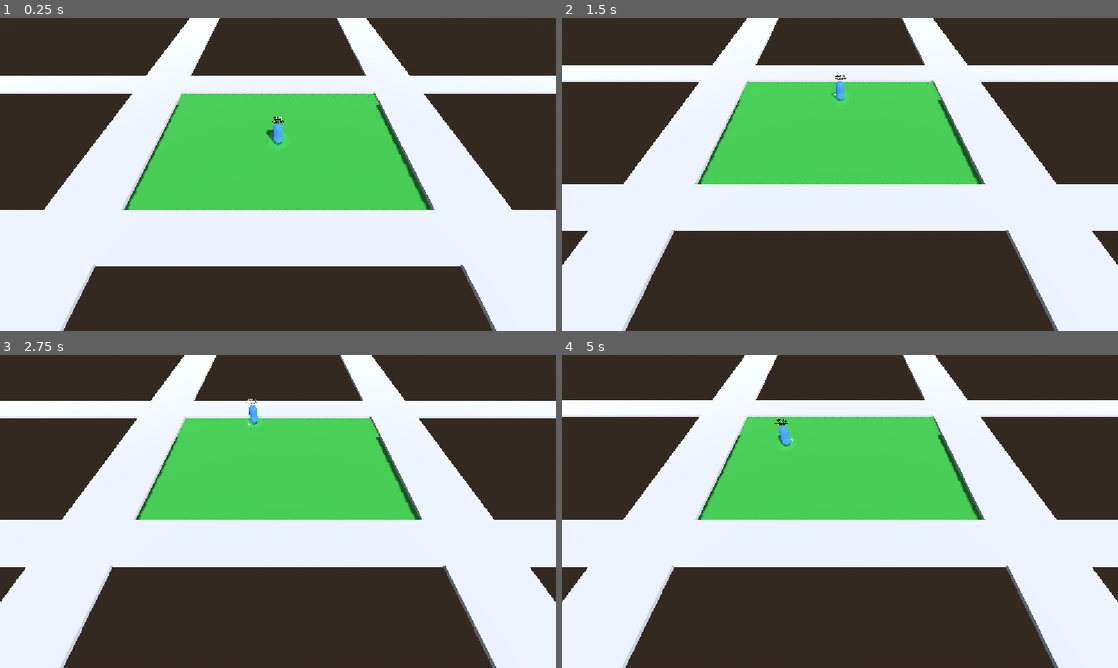
Above: before the commit, frames 1-4 (two rows, left to right).
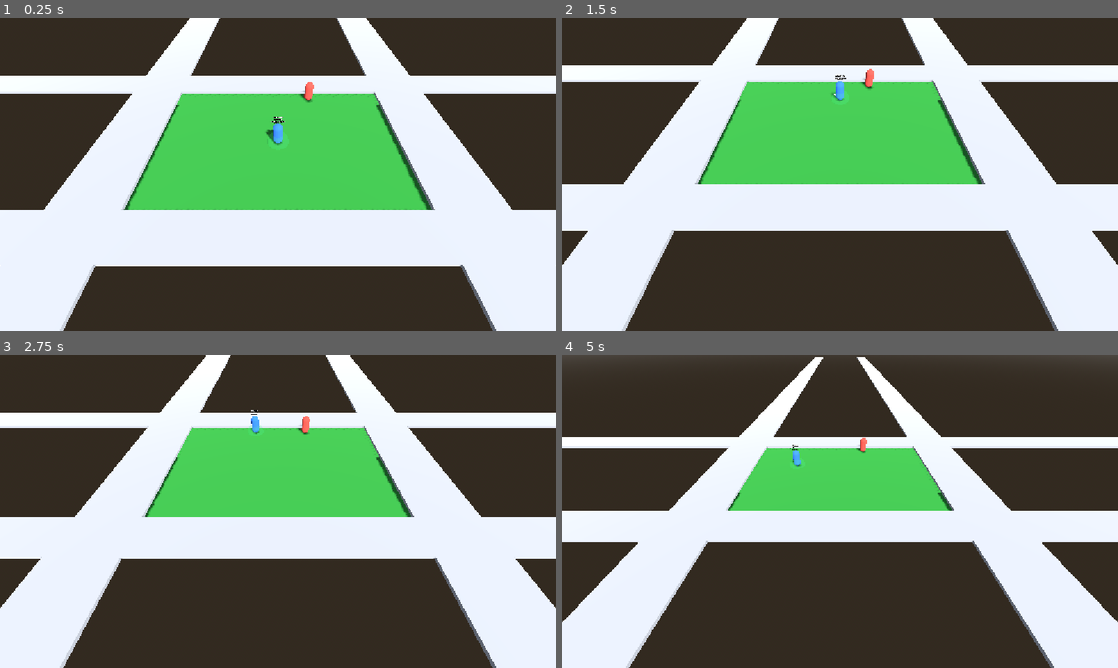
Above: after the commit, the same moments.

Repository: joedesmos-co/dream-soccer
Game: Godot game, scene res://main.tscn
Same seed, same stepped clock (60 frames per second), same inputs: the game is played once before the commit and once after it.
Inputs:
- Up to frame 1 (0.25 s): no input
- Up to frame 2 (1.5 s): hold W (move_forward) from 0.53 s (still down); tap E (short_pass) at 0.6 s; tap Shift (sprint) at 0.8, 1.35 s
- Up to frame 3 (2.75 s): tap E (short_pass) at 1.55 s; release W (move_forward) at 2.03 s; hold A (move_left) from 2.03 s (still down); tap Ctrl (jockey) at 2.1 s; tap Shift (sprint) at 2.3 s
- Up to frame 4 (5 s): tap R (lob_pass) at 2.85 s; tap E (short_pass) at 3.05, 4.35 s; release A (move_left) at 3.53 s; hold S (move_back) 3.53-4.28 s; tap Space (shoot) at 3.6 s; tap Shift (sprint) at 3.8 s; hold D (move_right) from 4.28 s (still down)

The runs differ from the first frame. In frame 1, 0.1% of the frame differs, in the area x 53-57%, y 20-28%; in frame 2, 0.1%; in frame 3, 14%; in frame 4, 31%, in the area x 0-100%, y 0-100%.

Commit message:
Add short passing and receiving

Diff:
--- a/game/main.tscn
+++ b/game/main.tscn
@@ -9,6 +9,9 @@
 
 [sub_resource type="Sky" id="Sky_env"]
 sky_material = SubResource("ProceduralSkyMaterial_sky")
+
+[sub_resource type="StandardMaterial3D" id="StandardMaterial3D_teammate"]
+albedo_color = Color(0.9, 0.3, 0.25, 1)
 
 [sub_resource type="Environment" id="Environment_main"]
 background_mode = 2
@@ -23,6 +26,14 @@
 
 [node name="Player" parent="." instance=ExtResource("2_player")]
 transform = Transform3D(1, 0, 0, 0, 1, 0, 0, 0, 1, 0, 0.1, 0)
+
+[node name="Teammate" parent="." instance=ExtResource("2_player")]
+transform = Transform3D(1, 0, 0, 0, 1, 0, 0, 0, 1, 3, 0.1, -6)
+is_user_controlled = false
+possession_debug_enabled = false
+
+[node name="MeshInstance3D" parent="Teammate" index="1"]
+surface_material_override/0 = SubResource("StandardMaterial3D_teammate")
 
 [node name="Ball" parent="." instance=ExtResource("3_ball")]
 transform = Transform3D(1, 0, 0, 0, 1, 0, 0, 0, 1, 0, 0.21, -2)
@@ -41,3 +52,5 @@
 
 [node name="WorldEnvironment" type="WorldEnvironment" parent="."]
 environment = SubResource("Environment_main")
+
+[editable path="Teammate"]
--- a/game/scripts/ball.gd
+++ b/game/scripts/ball.gd
@@ -59,6 +59,9 @@
 @export var emergency_recovery_radius: float = 3.6
 @export var stationary_ball_offset: float = 0.38
 
+@export_group("Passing")
+@export var passer_reacquire_block_time: float = 0.4
+
 @export_group("Simple Possession Control")
 @export var use_simple_possession_control: bool = true
 @export var simple_position_gain: float = 7.0
@@ -75,6 +78,8 @@
 var _touch_cooldown: float = 0.0
 var _expected_flat_velocity: Vector3 = Vector3.ZERO
 var _dribble_enabled: bool = false
+var _reacquire_blocked_player: PlayerCharacter = null
+var _reacquire_block_timer: float = 0.0
 var _turn_state: TurnState = TurnState.NORMAL_DRIBBLE
 var _turn_state_timer: float = 0.0
 var _stable_dribble_direction: Vector3 = Vector3(0.0, 0.0, -1.0)
@@ -112,6 +117,11 @@
 func _physics_process(delta: float) -> void:
 	_touch_cooldown = maxf(_touch_cooldown - delta, 0.0)
 
+	if _reacquire_block_timer > 0.0:
+		_reacquire_block_timer = maxf(_reacquire_block_timer - delta, 0.0)
+		if _reacquire_block_timer <= 0.0:
+			_reacquire_blocked_player = null
+
 	if _has_valid_possessor() and _dribble_enabled:
 		_current_movement_state = _possessor.get_movement_state()
 		if use_simple_possession_control:
@@ -152,6 +162,8 @@
 	if _possession_state != PossessionState.LOOSE:
 		return false
 	if player == null or not is_instance_valid(player):
+		return false
+	if player == _reacquire_blocked_player and _reacquire_block_timer > 0.0:
 		return false
 
 	_possession_state = PossessionState.POSSESSED
@@ -192,6 +204,24 @@
 
 func get_turn_state() -> TurnState:
 	return _turn_state
+
+
+func perform_pass(direction: Vector3, speed: float) -> void:
+	if _possession_state != PossessionState.POSSESSED:
+		return
+
+	var passer: PlayerCharacter = _possessor
+	var flat_direction: Vector3 = Vector3(direction.x, 0.0, direction.z)
+	if flat_direction.length_squared() <= 0.0001:
+		flat_direction = passer.get_facing_direction()
+	flat_direction = flat_direction.normalized()
+
+	release_for_pass()
+
+	_reacquire_blocked_player = passer
+	_reacquire_block_timer = passer_reacquire_block_time
+	sleeping = false
+	linear_velocity = flat_direction * maxf(speed, 0.0)
 
 
 func release_for_pass() -> void:
--- a/game/scripts/player.gd
+++ b/game/scripts/player.gd
@@ -13,11 +13,13 @@
 const LOOSE_PLAYER_MASK: int = 5
 const POSSESSION_AREA_MASK: int = 4
 
+@export var is_user_controlled: bool = true
 @export var walk_speed: float = 5.0
 @export var sprint_speed: float = 8.5
 @export var acceleration: float = 12.0
 @export var rotation_speed: float = 10.0
 @export var gravity: float = 9.8
+@export var short_pass_speed: float = 9.0
 @export var possession_debug_enabled: bool = true
 
 @onready var mesh: MeshInstance3D = $MeshInstance3D
@@ -49,14 +51,17 @@
 
 
 func _physics_process(delta: float) -> void:
-	_update_requested_move_direction()
-
-	var input_dir: Vector2 = Input.get_vector(
-		InputActions.MOVE_LEFT,
-		InputActions.MOVE_RIGHT,
-		InputActions.MOVE_FORWARD,
-		InputActions.MOVE_BACK
-	)
+	if is_user_controlled:
+		_update_requested_move_direction()
+
+	var input_dir: Vector2 = Vector2.ZERO
+	if is_user_controlled:
+		input_dir = Input.get_vector(
+			InputActions.MOVE_LEFT,
+			InputActions.MOVE_RIGHT,
+			InputActions.MOVE_FORWARD,
+			InputActions.MOVE_BACK
+		)
 	var direction: Vector3 = Vector3.ZERO
 
 	if input_dir.length_squared() > 0.0 and _camera != null:
@@ -66,7 +71,7 @@
 		if direction.length_squared() > 0.0001:
 			direction = direction.normalized()
 
-	var sprint_strength: float = Input.get_action_strength(InputActions.SPRINT)
+	var sprint_strength: float = get_sprint_strength()
 	var target_speed: float = lerpf(walk_speed, sprint_speed, sprint_strength) * _dribble_speed_multiplier
 
 	if direction.length_squared() > 0.0:
@@ -88,6 +93,9 @@
 	if not has_possession():
 		for body: Node3D in _possession_area.get_overlapping_bodies():
 			_try_acquire_from_body(body)
+
+	if is_user_controlled and has_possession() and Input.is_action_just_pressed(InputActions.SHORT_PASS):
+		perform_short_pass()
 
 	_update_possession_debug()
 
@@ -225,7 +233,44 @@
 	return _dribble_speed_multiplier
 
 
+func perform_short_pass() -> void:
+	var ball: Node3D = _possessed_ball
+	if ball == null or not ball.has_method("perform_pass"):
+		return
+	ball.perform_pass(_get_pass_direction(), short_pass_speed)
+
+
+func _get_pass_direction() -> Vector3:
+	if has_movement_input():
+		return get_requested_move_direction()
+
+	var teammate: PlayerCharacter = _find_nearest_other_player()
+	if teammate != null:
+		var to_teammate: Vector3 = teammate.global_position - global_position
+		to_teammate.y = 0.0
+		if to_teammate.length_squared() > 0.0001:
+			return to_teammate.normalized()
+
+	return get_facing_direction()
+
+
+func _find_nearest_other_player() -> PlayerCharacter:
+	var nearest: PlayerCharacter = null
+	var nearest_distance: float = INF
+	for node: Node in get_tree().get_nodes_in_group("player"):
+		if node == self or node is not PlayerCharacter:
+			continue
+		var other: PlayerCharacter = node
+		var distance: float = global_position.distance_to(other.global_position)
+		if distance < nearest_distance:
+			nearest_distance = distance
+			nearest = other
+	return nearest
+
+
 func has_movement_input() -> bool:
+	if not is_user_controlled:
+		return false
 	return Input.get_vector(
 		InputActions.MOVE_LEFT,
 		InputActions.MOVE_RIGHT,
@@ -264,6 +309,8 @@
 
 
 func get_sprint_strength() -> float:
+	if not is_user_controlled:
+		return 0.0
 	return Input.get_action_strength(InputActions.SPRINT)
 
 
--- /dev/null
+++ b/game/validate_milestone1.gd
@@ -0,0 +1,117 @@
+extends SceneTree
+
+var _errors: Array[String] = []
+
+
+func _initialize() -> void:
+	call_deferred("_run")
+
+
+func _run() -> void:
+	var packed_main: PackedScene = load("res://main.tscn")
+	if packed_main == null:
+		_fail("main.tscn failed to load")
+		return
+	var main: Node3D = packed_main.instantiate()
+	root.add_child(main)
+	await physics_frame
+	await physics_frame
+
+	var player: PlayerCharacter = main.get_node("Player") as PlayerCharacter
+	var teammate: PlayerCharacter = main.get_node("Teammate") as PlayerCharacter
+	var ball: RigidBody3D = main.get_node("Ball") as RigidBody3D
+
+	_check(player != null, "Player node missing")
+	_check(teammate != null, "Teammate node missing")
+	_check(ball != null, "Ball node missing")
+	if not _errors.is_empty():
+		_finish()
+		return
+
+	_check(player.is_user_controlled, "Player should be user controlled")
+	_check(not teammate.is_user_controlled, "Teammate should not be user controlled")
+	_check(teammate.is_in_group("player"), "Teammate missing 'player' group")
+
+	# Regression audit: collision configuration unchanged.
+	_check(player.collision_layer == 2, "Player layer regressed: %d" % player.collision_layer)
+	_check(player.collision_mask == 5, "Player mask regressed: %d" % player.collision_mask)
+	_check(teammate.collision_layer == 2, "Teammate layer wrong: %d" % teammate.collision_layer)
+	_check(ball.collision_layer == 4, "Ball layer regressed: %d" % ball.collision_layer)
+	_check(ball.collision_mask == 3, "Ball mask regressed: %d" % ball.collision_mask)
+	var player_area: Area3D = player.get_node("PossessionArea") as Area3D
+	var teammate_area: Area3D = teammate.get_node("PossessionArea") as Area3D
+	_check(player_area.monitoring, "Player PossessionArea monitoring off")
+	_check(teammate_area.monitoring, "Teammate PossessionArea monitoring off")
+
+	# Acquisition: bring ball to the player and wait for overlap acquisition.
+	ball.global_position = player.global_position + Vector3(0.0, 0.11, -0.4)
+	ball.linear_velocity = Vector3.ZERO
+	for i: int in range(30):
+		await physics_frame
+		if player.has_possession():
+			break
+	_check(player.has_possession(), "Player failed to acquire loose ball")
+	if not player.has_possession():
+		_finish()
+		return
+
+	# Regression audit: possessed ball follows the player (simple controller).
+	for i: int in range(60):
+		player.global_position.x += 0.04
+		await physics_frame
+	var follow_separation: float = Vector2(
+		player.global_position.x - ball.global_position.x,
+		player.global_position.z - ball.global_position.z
+	).length()
+	_check(
+		follow_separation < 1.5,
+		"Possessed ball no longer follows player (separation %.2f)" % follow_separation
+	)
+
+	# Milestone 1: short pass, fallback direction toward the teammate.
+	player.perform_short_pass()
+	_check(not player.has_possession(), "Passer still has possession after pass")
+	_check(ball.is_loose(), "Ball not LOOSE immediately after pass")
+
+	var frames_waited: int = 0
+	while frames_waited < 600 and not teammate.has_possession():
+		await physics_frame
+		frames_waited += 1
+
+	_check(
+		teammate.has_possession(),
+		"Teammate failed to receive pass within %d frames (ball at %s, vel %s)"
+		% [frames_waited, str(ball.global_position), str(ball.linear_velocity)]
+	)
+	_check(not player.has_possession(), "Passer reacquired the ball instead of teammate")
+	if teammate.has_possession():
+		_check(ball.get_possessor() == teammate, "Ball possessor is not the teammate")
+		var exceptions: Array = ball.get_collision_exceptions()
+		_check(exceptions.has(teammate), "Missing ball-teammate collision exception")
+		_check(not exceptions.has(player), "Stale ball-player collision exception remains")
+
+	print(
+		"[Validation] pass received after %d frames, follow separation %.2f"
+		% [frames_waited, follow_separation]
+	)
+	_finish()
+
+
+func _check(condition: bool, message: String) -> void:
+	if not condition:
+		_errors.append(message)
+
+
+func _fail(message: String) -> void:
+	_errors.append(message)
+	_finish()
+
+
+func _finish() -> void:
+	if _errors.is_empty():
+		print("[Validation] Milestone 1 checks passed")
+		quit(0)
+	else:
+		for error: String in _errors:
+			push_error("[Validation] " + error)
+		quit(1)
Not shown: 1 places in game/main.tscn that only renumber resources
Not shown, added: game/validate_milestone1.gd.uid
Not shown, added: DEVELOPMENT_WORKFLOW.md
